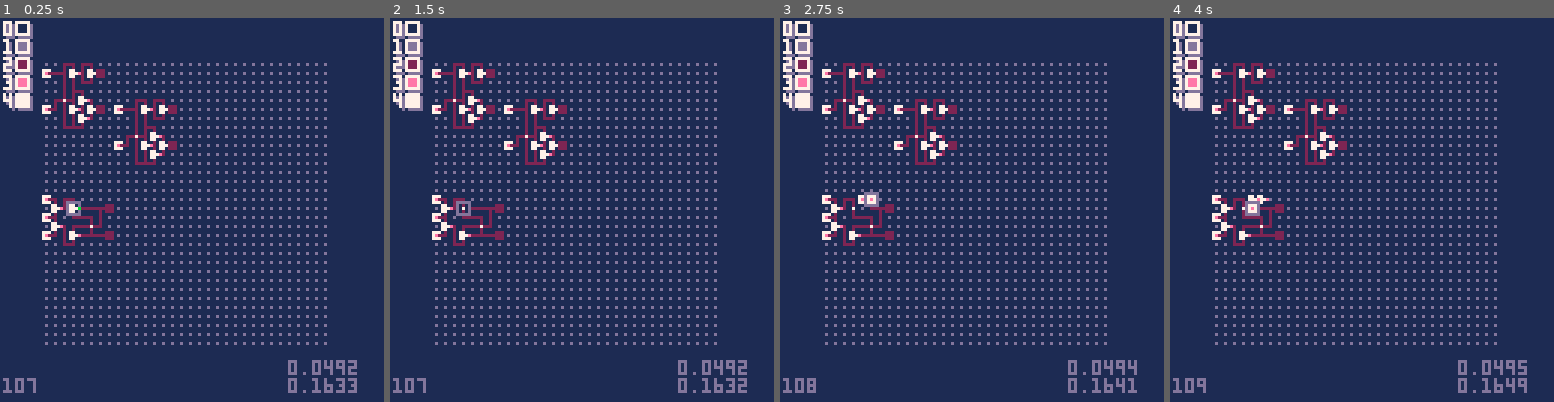
Above: before the commit, frames 1-4 (left to right).
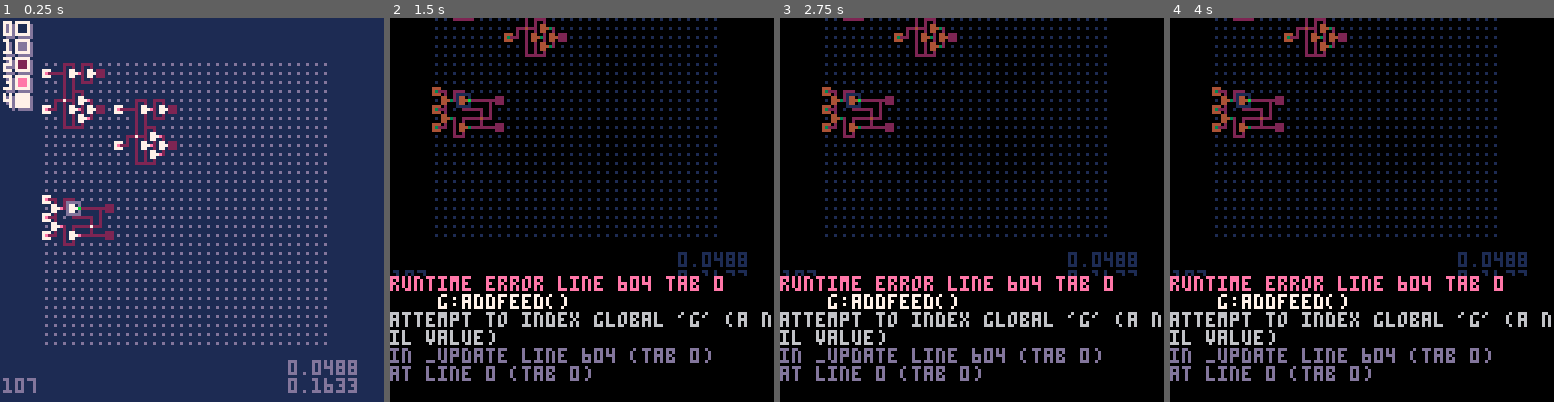
Above: after the commit, the same moments.

Repository: SestrenExsis/NANDGate
Game: PICO-8 cartridge nandgate.p8
Same seed, same stepped clock (60 frames per second), same inputs: the game is played once before the commit and once after it.
Inputs:
- Up to frame 1 (0.25 s): no input
- Up to frame 2 (1.5 s): tap X (X key) at 0.33, 1.07 s; tap O (Z key) at 0.7 s
- Up to frame 3 (2.75 s): hold Right 1.6-2.1 s; tap O (Z key) at 1.7, 2.1, 2.5 s; tap X (X key) at 1.85 s; hold Up 2.15-2.42 s; hold Right from 2.47 s (still down)
- Up to frame 4 (4 s): tap O (Z key) at 2.9, 3.3, 3.7 s; tap X (X key) at 2.97 s; release Right at 3.03 s; hold Left 3.08-3.58 s; hold Down 3.63-3.97 s

The runs differ from the first frame. In frame 1, less than 0.1% of the frame differs, in the area x 87-93%, y 89-93%; in frame 2, 98%, in the area x 0-100%, y 0-100%; in frame 3, 98%; in frame 4, 98%.
Error after the commit: runtime error line 604 tab 0; g:addfeed(); attempt to index global 'g' (a nil value)

Commit message:
Use prototype for device-adding functions

Diff:
--- a/nandgate.p8
+++ b/nandgate.p8
@@ -61,79 +61,63 @@
 	)
 end
 
-function addflip(
-	g, -- grid       : table
-	x, -- x position : number
-	y  -- y position : number
-	)
-	local l="addflip(_g,"
-	l=l..x..","..y..")"
-	log(l)
+function grid:addflip()
+	log("addflip()")
 	local res={
 		name="flip",
 		outs={},
 		ltik=-1, -- last powered tick
 		on=true
 	}
-	local i=g.wd*(y-1)+x
-	g.dat[i]=res
-	add(g.dvcs,i)
-	return res
-end
-
-function addnand(
-	g, -- grid       : table
-	x, -- x position : number
-	y  -- y position : number
-	)
-	local l="addnand(_g,"
-	l=l..x..","..y..")"
-	log(l)
+	local x=self.x
+	local y=self.y
+	local i=self.wd*(y-1)+x
+	self.dat[i]=res
+	add(self.dvcs,i)
+	return res
+end
+
+function grid:addnand()
+	log("addnand()")
 	local res={
 		name="nand",
 		outs={6},
 		tiks={}  -- signals received
 	}
-	local i=g.wd*(y-1)+x
-	g.dat[i]=res
-	add(g.dvcs,i)
-	return res
-end
-
-function addfeed(
-	g, -- grid       : table
-	x, -- x position : number
-	y  -- y position : number
-	)
-	local l="addfeed(_g,"
-	l=l..x..","..y..")"
-	log(l)
+	local x=self.x
+	local y=self.y
+	local i=self.wd*(y-1)+x
+	self.dat[i]=res
+	add(self.dvcs,i)
+	return res
+end
+
+function grid:addfeed()
+	log("addfeed()")
 	local res={
 		name="feed",
 		outs={},
 		tiks={}  -- signals received
 	}
-	local i=g.wd*(y-1)+x
-	g.dat[i]=res
-	add(g.dvcs,i)
-	return res
-end
-
-function addlamp(
-	g, -- grid       : table
-	x, -- x position : number
-	y  -- y position : number
-	)
-	local l="addlamp(_g,"
-	l=l..x..","..y..")"
-	log(l)
+	local x=self.x
+	local y=self.y
+	local i=self.wd*(y-1)+x
+	self.dat[i]=res
+	add(self.dvcs,i)
+	return res
+end
+
+function grid:addlamp()
+	log("addlamp()")
 	local res={
 		name="lamp",
 		tiks={}  -- signals received
 	}
-	local i=g.wd*(y-1)+x
-	g.dat[i]=res
-	add(g.dvcs,i)
+	local x=self.x
+	local y=self.y
+	local i=self.wd*(y-1)+x
+	self.dat[i]=res
+	add(self.dvcs,i)
 	return res
 end
 
@@ -161,16 +145,15 @@
 	end
 end
 
-function connect(
-	g,     -- grid      : table
+function grid:connect(
 	sx,sy, -- start pos : numbers
 	ex,ey  -- end pos   : numbers
 	)
-	local l="connect(_g,"
+	local l="connect("
 	l=l..sx..","..sy..","
 	l=l..ex..","..ey..")"
 	log(l)
-	local si=g.wd*(sy-1)+sx
+	local si=self.wd*(sy-1)+sx
 	local sdy=mid(-1,ey-sy,1)
 	local sdx=mid(-1,ex-sx,1)
 	local so=1
@@ -183,13 +166,13 @@
 			break
 		end
 	end
-	if g.dat[si]==0 then
-		g.dat[si]=newwire(so)
-		add(g.dvcs,si)
+	if self.dat[si]==0 then
+		self.dat[si]=newwire(so)
+		add(self.dvcs,si)
 	elseif sdx!=0 or sdy!=0 then
-		addifnew(g.dat[si].outs,so)
-	end
-	local ei=g.wd*(ey-1)+ex
+		addifnew(self.dat[si].outs,so)
+	end
+	local ei=self.wd*(ey-1)+ex
 	local edy=mid(-1,sy-ey,1)
 	local edx=mid(-1,sx-ex,1)
 	local eo=1
@@ -203,12 +186,12 @@
 		end
 	end
 	if (
-		g.dat[ei]!=0 and
-		g.dat[ei].name=="wire" and
-		g.dat[si].name=="wire" and
+		self.dat[ei]!=0 and
+		self.dat[ei].name=="wire" and
+		self.dat[si].name=="wire" and
 		(edx!=0 or edy!=0)
 	) then
-		--addifnew(g.dat[ei].outs,eo)
+		--addifnew(self.dat[ei].outs,eo)
 	end
 end
 
@@ -239,15 +222,15 @@
 		g.dat[idx]=0
 		del(g.dvcs,idx)
 	elseif a==1 then
-		connect(g,_g.x,_g.y,_g.x,_g.y)
+		g:connect(_g.x,_g.y,_g.x,_g.y)
 	elseif a==2 then
-		addflip(g,_g.x,_g.y)
+		g:addflip()
 	elseif a==3 then
-		addnand(g,_g.x,_g.y)
+		g:addnand()
 	elseif a==4 then
-		addfeed(g,_g.x,_g.y)
+		g:addfeed()
 	elseif a==5 then
-		addlamp(g,_g.x,_g.y)
+		g:addlamp()
 	end
 end
 
@@ -256,7 +239,7 @@
 	local d=_dirs[a]
 	local dx=d[1]
 	local dy=d[2]
-	connect(g,
+	g:connect(
 		_g.x,_g.y,
 		_g.x+dx,_g.y+dy
 	)
@@ -604,28 +587,28 @@
 		-- toggle the flip
 		cdvc.on=not cdvc.on
 	elseif btn(❎) then
-		connect(_g,lgx,lgy,_g.x,_g.y)
+		_g:connect(lgx,lgy,_g.x,_g.y)
 	elseif (
 		btnp(🅾️) or
 		(btn(🅾️) and cidx!=lidx)
 	) then
 		-- cycle through devices
 		if _g.dat[cidx]==0 then
-			addflip(_g,_g.x,_g.y)
+			_g:addflip()
 		else
 			local dvc=_g.dat[cidx]
 			if dvc.name=="flip" then
 				_g.dat[cidx]=0
 				del(_g.dvcs,cidx)
-				addnand(_g,_g.x,_g.y)
+				g:addnand()
 			elseif dvc.name=="nand" then
 				_g.dat[cidx]=0
 				del(_g.dvcs,cidx)
-				addfeed(_g,_g.x,_g.y)
+				g:addfeed()
 			elseif dvc.name=="feed" then
 				_g.dat[cidx]=0
 				del(_g.dvcs,cidx)
-				addlamp(_g,_g.x,_g.y)
+				g:addlamp()
 			else
 				_g.dat[cidx]=0
 				del(_g.dvcs,cidx)
